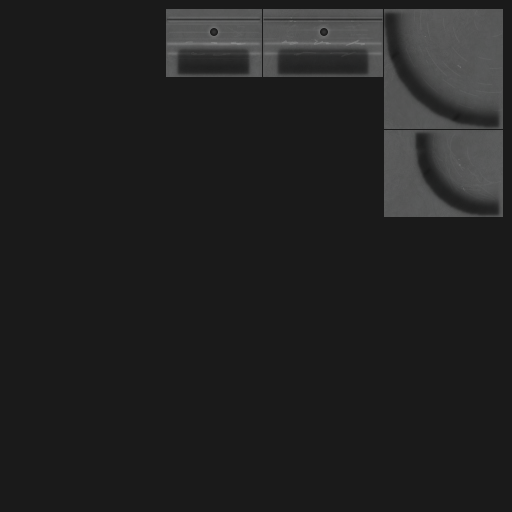
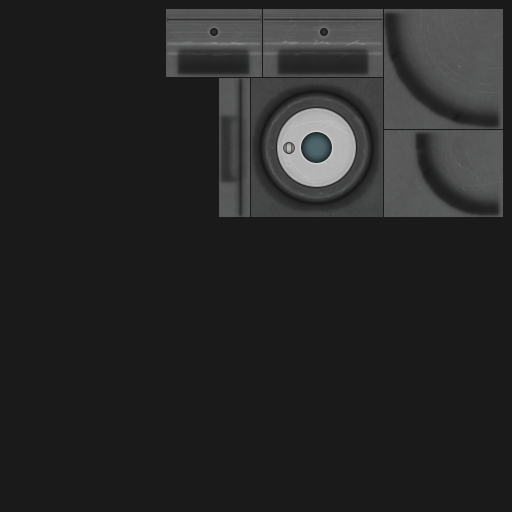
Layered file, before and after one edit (512 × 512). Changes by layer:
painted on "ao 2" over [left=219, top=77, right=383, bottom=218]
painted on "ao 1" over [left=219, top=82, right=382, bottom=214]
added layer "window" above "high 2" over [left=301, top=132, right=332, bottom=163]
painted on "high 2" over [left=266, top=99, right=366, bottom=197]
painted on "high 1" over [left=264, top=95, right=369, bottom=200]
added layer "low 2" above "low 1" over [left=223, top=75, right=381, bottom=218]
added layer "low 1" above "bolts 1" over [left=237, top=76, right=376, bottom=218]
painted on "b" (2nd of 3, in "b") over [left=276, top=107, right=357, bottom=188]
painted on "b high" over [left=274, top=105, right=359, bottom=190]
painted on "grime 2" over [left=259, top=38, right=369, bottom=196]
painted on "grime 1" over [left=167, top=14, right=367, bottom=198]
painted on "wear" over [left=219, top=78, right=383, bottom=217]
added layer "colour" above "b" over [left=277, top=108, right=356, bottom=187]
painted on "b" (3rd of 3) over [left=219, top=78, right=383, bottom=217]
